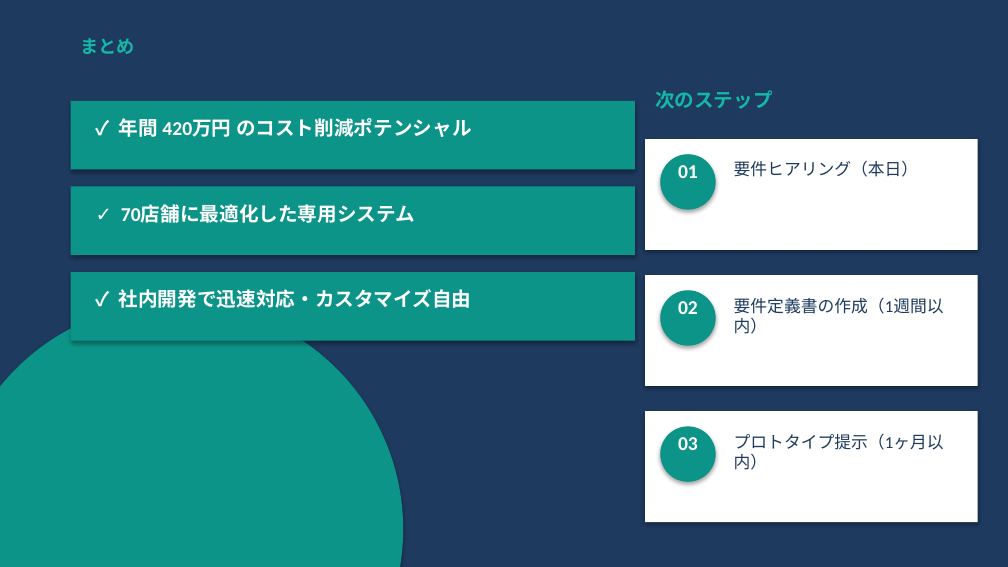
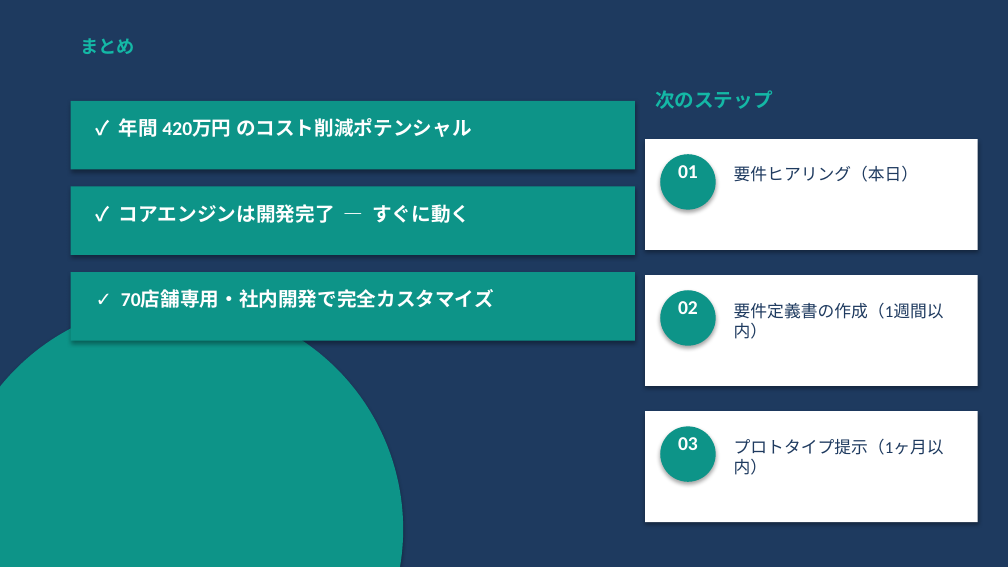
Before and after one commit to kimseungmok/salon-pos-v2, a slide deck: slide 9 of docs/proposal/salon_pos_proposal.pptx (slide 8 before the commit). Drawn at 1008x567 pixels with LibreOffice and Linux fonts; fonts in the diff are those of the drawing. Boxes give left, top, right and bottom in pixels: in the first picture for what was removed or moved away, otherwise in the second. Text is boxed around its words. In the diff, an @@ line names an element or a change of style, - is before the commit and + after.

```diff
--- a/docs/proposal/salon_pos_proposal.pptx
+++ b/docs/proposal/salon_pos_proposal.pptx
@@ text "要件ヒアリング（本日）": place and size @@
-text "要件ヒアリング（本日）" at box(734, 161, 919, 177)
+text "要件ヒアリング（本日）" at box(734, 166, 919, 182)
@@ text at box(119, 204, 470, 223): text changed @@
-✓ 70店舗に最適化した専用システム
+✓ コアエンジンは開発完了 — すぐに動く
@@ text at box(141, 289, 494, 308): text changed @@
-✓ 社内開発で迅速対応・カスタマイズ自由
+✓ 70店舗専用・社内開発で完全カスタマイズ
@@ text "要件定義書の作成（1週間以内）": place and size @@
-text "要件定義書の作成（1週間以内）" at box(734, 298, 944, 314)
+text "要件定義書の作成（1週間以内）" at box(734, 303, 944, 319)
@@ text "プロトタイプ提示（1ヶ月以内）": place and size @@
-text "プロトタイプ提示（1ヶ月以内）" at box(734, 434, 944, 450)
+text "プロトタイプ提示（1ヶ月以内）" at box(734, 439, 944, 455)
```
Also in this commit, not shown: 7 other slides changed, 1 slide added, 1 other file.
